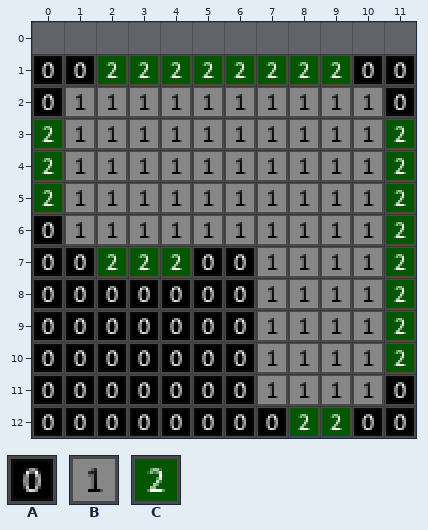
Tiled map, stored at Assets/tiledTest/room1.tmx. Above: the version before the commit.
Cells are 16x16 px. Shown: x 0..11, y 0..12. The old version is drawn lined up with the new one.
Key: from "tiledTiles": A 0, B 1, C 2.
_ is an empty cell.
Layer "Tile Layer 1" before, first column x 0:
 0 ____________
 1 AACCCCCCCCAA
 2 ABBBBBBBBBBA
 3 CBBBBBBBBBBC
 4 CBBBBBBBBBBC
 5 CBBBBBBBBBBC
 6 ABBBBBBBBBBC
 7 AACCCAABBBBC
 8 AAAAAAABBBBC
 9 AAAAAAABBBBC
10 AAAAAAABBBBC
11 AAAAAAABBBBA
12 AAAAAAAACCAA
Once edited:
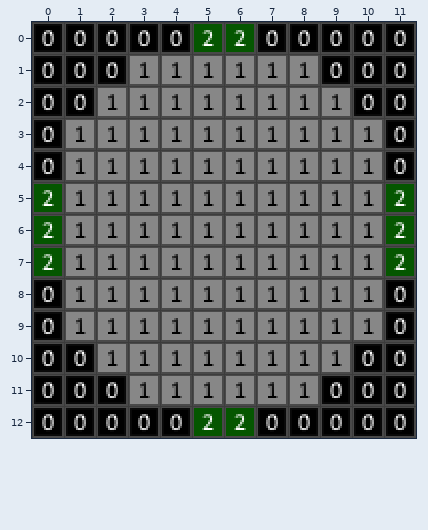
Change:
map size 12x12 -> 12x13 cells (old content now starts at 0,1; both pictures use the new coordinates)
Layer "Tile Layer 1":
y 0: x 0..11 ____________ -> AAAAACCAAAAA
y 1: x 2..9 CCCCCCCC -> ABBBBBBA
y 2: x 1 B -> A; x 10 B -> A
y 3..4: x 0 C -> A; x 11 C -> A
y 6: x 0 A -> C
y 7: x 0..6 AACCCAA -> CBBBBBB
y 8..9: x 1..6 AAAAAA -> BBBBBB; x 11 C -> A
y 10: x 2..6 AAAAA -> BBBBB; x 10..11 BC -> AA
y 11: x 3..6 AAAA -> BBBB; x 9..10 BB -> AA
y 12: x 5..6 AA -> CC; x 8..9 CC -> AA
